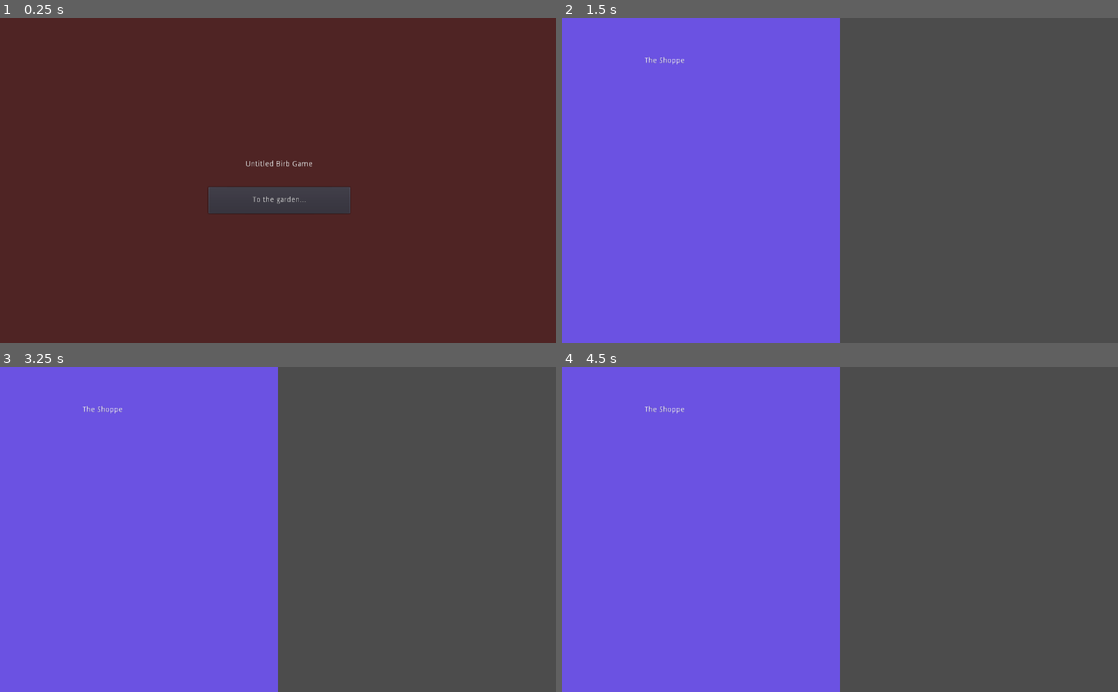
Above: before the commit, frames 1-4 (two rows, left to right).
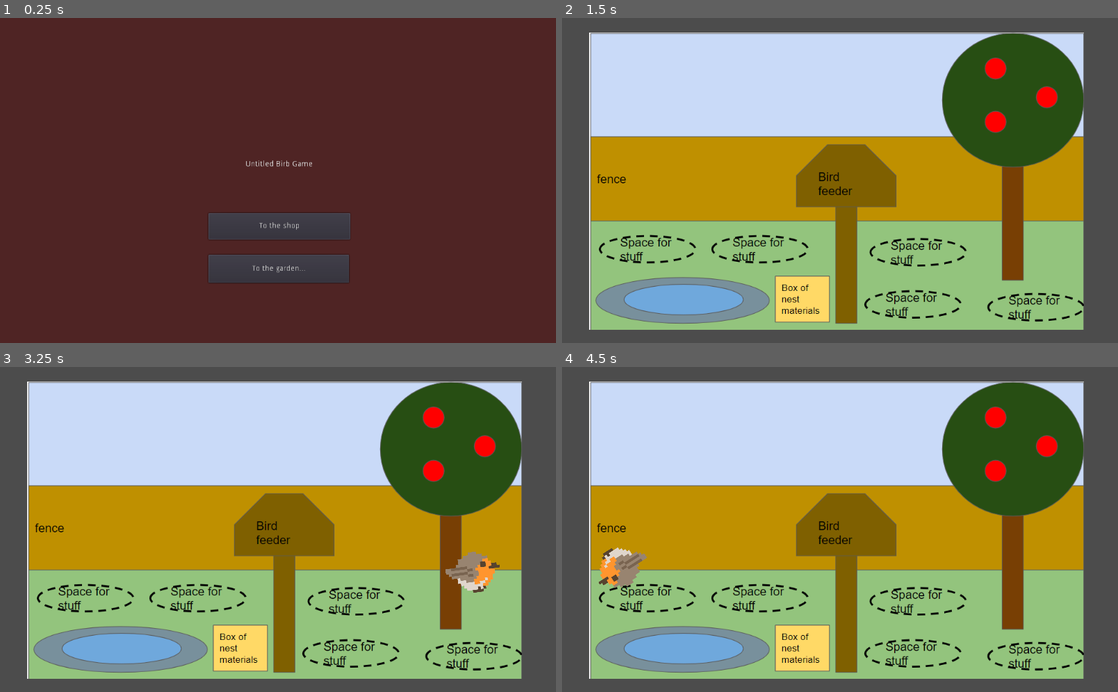
Above: after the commit, the same moments.

Repository: Binney/tori-atsume
Game: Godot game, scene res://Splash.tscn
Same seed, same stepped clock (60 frames per second), same inputs: the game is played once before the commit and once after it.
Inputs (mouse positions are in pixels of both pictures, inside the frame that each line leads up to):
- Up to frame 1 (0.25 s): no input
- Up to frame 2 (1.5 s): click "To the garden..." at 0.5 s; click (645, 102) at 1.27 s
- Up to frame 3 (3.25 s): click (83, 451) at 2.02 s; click (83, 451) at 2.77 s
- Up to frame 4 (4.5 s): no input

The runs differ from the first frame. In frame 1, 6.3% of the frame differs, in the area x 37-63%, y 52-82%; in frame 2, 90%, in the area x 0-94%, y 0-100%; in frame 3, 90%; in frame 4, 90%.

Commit message:
actually add files to commit

Diff:
--- /dev/null
+++ b/project/Garden.gd
@@ -0,0 +1,32 @@
+extends Node2D
+
+
+# Declare member variables here. Examples:
+# var a = 2
+# var b = "text"
+export (PackedScene) var Burd
+
+
+# Called when the node enters the scene tree for the first time.
+func _ready():
+	randomize()
+	new_game()
+
+func new_game():
+	$BurdTimer.start()
+
+
+func _on_BurdTimer_timeout():
+	$BurdPath/SpawnBurdLocation.offset = randi()
+	var burd = Burd.instance()
+	add_child(burd)
+	# Set the mob's direction perpendicular to the path direction.
+	var direction = $BurdPath/SpawnBurdLocation.rotation + PI / 2
+	# Set the mob's position to a random location.
+	burd.position = $BurdPath/SpawnBurdLocation.position
+	# Add some randomness to the direction.
+	direction += rand_range(-PI / 4, PI / 4)
+	burd.rotation = direction
+	# Set the velocity (speed & direction).
+	burd.linear_velocity = Vector2(rand_range(burd.min_speed, burd.max_speed), 0)
+	burd.linear_velocity = burd.linear_velocity.rotated(direction)
--- /dev/null
+++ b/project/Garden.tscn
@@ -0,0 +1,39 @@
+[gd_scene load_steps=5 format=2]
+
+[ext_resource path="res://garden.PNG" type="Texture" id=1]
+[ext_resource path="res://Garden.gd" type="Script" id=2]
+[ext_resource path="res://burd.tscn" type="PackedScene" id=3]
+
+[sub_resource type="Curve2D" id=1]
+_data = {
+"points": PoolVector2Array( 0, 0, 0, 0, 448.974, 217.004, 0, 0, 0, 0, 623.838, 237.027, 0, 0, 0, 0, 630.512, 354.493, 0, 0, 0, 0, 438.295, 351.823, 0, 0, 0, 0, 448.974, 217.004 )
+}
+
+[node name="Garden" type="Node2D"]
+script = ExtResource( 2 )
+Burd = ExtResource( 3 )
+
+[node name="Background" type="TextureRect" parent="."]
+anchor_left = 0.5
+anchor_top = 0.5
+anchor_right = 0.5
+anchor_bottom = 0.5
+margin_left = 49.7284
+margin_top = 26.6211
+margin_right = 960.728
+margin_bottom = 575.621
+texture = ExtResource( 1 )
+__meta__ = {
+"_edit_use_anchors_": false
+}
+
+[node name="BurdTimer" type="Timer" parent="."]
+wait_time = 0.5
+
+[node name="BurdPath" type="Path2D" parent="."]
+curve = SubResource( 1 )
+
+[node name="SpawnBurdLocation" type="PathFollow2D" parent="BurdPath"]
+position = Vector2( 448.974, 217.004 )
+rotation = 0.11402
+[connection signal="timeout" from="BurdTimer" to="." method="_on_BurdTimer_timeout"]
--- a/project/Splash.tscn
+++ b/project/Splash.tscn
@@ -30,11 +30,19 @@
 
 [node name="StartButton" type="Button" parent="."]
 margin_left = 384.0
-margin_top = 312.0
+margin_top = 360.0
 margin_right = 645.0
-margin_bottom = 361.0
-text = "To the garden..."
+margin_bottom = 409.0
+text = "To the shop"
 __meta__ = {
 "_edit_use_anchors_": false
 }
+
+[node name="GardenButton" type="Button" parent="."]
+margin_left = 384.0
+margin_top = 437.0
+margin_right = 643.0
+margin_bottom = 489.0
+text = "To the garden..."
 [connection signal="pressed" from="StartButton" to="." method="_on_StartButton_pressed"]
+[connection signal="pressed" from="GardenButton" to="." method="_on_GardenButton_pressed"]
--- /dev/null
+++ b/project/burd.gd
@@ -0,0 +1,23 @@
+extends RigidBody2D
+
+
+# Declare member variables here. Examples:
+# var a = 2
+# var b = "text"
+
+export var min_speed = 150  # Minimum speed range.
+export var max_speed = 250  # Maximum speed range.
+
+
+# Called when the node enters the scene tree for the first time.
+func _ready():
+	pass # Replace with function body.
+
+
+# Called every frame. 'delta' is the elapsed time since the previous frame.
+#func _process(delta):
+#	pass
+
+
+func _on_VisibilityNotifier2D_screen_exited():
+	queue_free()
--- /dev/null
+++ b/project/burd.tscn
@@ -0,0 +1,35 @@
+[gd_scene load_steps=6 format=2]
+
+[ext_resource path="res://burdart/robin1.png" type="Texture" id=1]
+[ext_resource path="res://burdart/robin2.png" type="Texture" id=2]
+[ext_resource path="res://burd.gd" type="Script" id=3]
+
+[sub_resource type="SpriteFrames" id=1]
+animations = [ {
+"frames": [ ExtResource( 1 ), ExtResource( 2 ) ],
+"loop": true,
+"name": "flap",
+"speed": 3.0
+} ]
+
+[sub_resource type="CircleShape2D" id=2]
+radius = 45.6358
+
+[node name="Burd" type="RigidBody2D"]
+gravity_scale = 0.0
+script = ExtResource( 3 )
+
+[node name="AnimatedSprite" type="AnimatedSprite" parent="."]
+position = Vector2( 369.492, 176.287 )
+scale = Vector2( 0.5, 0.5 )
+frames = SubResource( 1 )
+animation = "flap"
+frame = 1
+playing = true
+
+[node name="CollisionShape2D" type="CollisionShape2D" parent="."]
+position = Vector2( 370.524, 171.12 )
+shape = SubResource( 2 )
+
+[node name="VisibilityNotifier2D" type="VisibilityNotifier2D" parent="."]
+[connection signal="screen_exited" from="VisibilityNotifier2D" to="." method="_on_VisibilityNotifier2D_screen_exited"]
--- a/project/menu.gd
+++ b/project/menu.gd
@@ -2,3 +2,6 @@
 
 func _on_StartButton_pressed():
 	get_tree().change_scene("res://ShopScreen.tscn")
+
+func _on_GardenButton_pressed():
+	get_tree().change_scene("res://Garden.tscn")
Binary file added: project/burdart/robin1.png
Not shown, added: project/burdart/robin1.png.import
Binary file added: project/burdart/robin2.png
Not shown, added: project/burdart/robin2.png.import
Binary file added: project/burdart/robin3.png
Not shown, added: project/burdart/robin3.png.import
Binary file added: project/burdart/robin4.png
Not shown, added: project/burdart/robin4.png.import
Binary file added: project/garden.PNG
Not shown, added: project/garden.PNG.import
